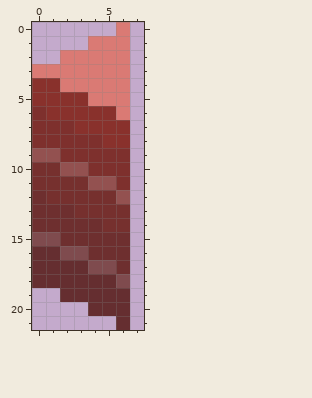
Two states of a pixel-art file, Assets/Sprites/Environment/Walls/Outer/.OuterHalfWallLeftEdge.aseprite. The picture above was drawn from the file before the commit.
8x22 pixels, 1 frame. Colours within 5 levels of each other are drawn and written as one.
After the commit:
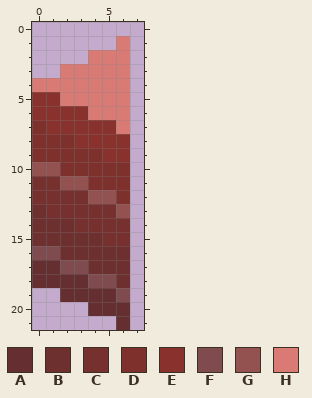
Palette (. is transparent): A #652e30  B #6e2f2f  C #76302e  D #7e302d  E #89312c  F #7f4b4e  G #935150  H #da7a74
The exact change:
Colour F becomes colour B in row 15 at x 0 to 1; in row 16 at x 2 to 3; in row 17 at x 4 to 5; in row 18 at x 6.
Colour B becomes colour C in row 12 at x 0; in row 13 at x 1 to 2; in row 14 at x 3 to 4; in row 15 at x 5 to 6.
Colour G becomes colour D in row 9 at x 0 to 1; in row 10 at x 2 to 3; in row 11 at x 4 to 5; in row 12 at x 6.
Colour D becomes colour E in row 6 at x 0; in row 7 at x 1 to 2; in row 8 at x 3 to 4; in row 9 at x 5 to 6.
Colour A becomes colour F in row 16 at x 0 to 1; in row 17 at x 2 to 3; in row 18 at x 4 to 5; in row 19 at x 6.
Colour C becomes colour G in row 10 at x 0 to 1; in row 11 at x 2 to 3; in row 12 at x 4 to 5; in row 13 at x 6.
Colour E becomes colour H in row 4 at x 0 to 1; in row 5 at x 2 to 3; in row 6 at x 4 to 5; in row 7 at x 6.
Colour H is gone in row 0 at x 6; in row 1 at x 4 to 5; in row 2 at x 2 to 3; in row 3 at x 0 to 1.
Boxes around the changes in both pictures, in picture pixels (x1, y1, x2, y2):
changed: (32, 22, 130, 302)
